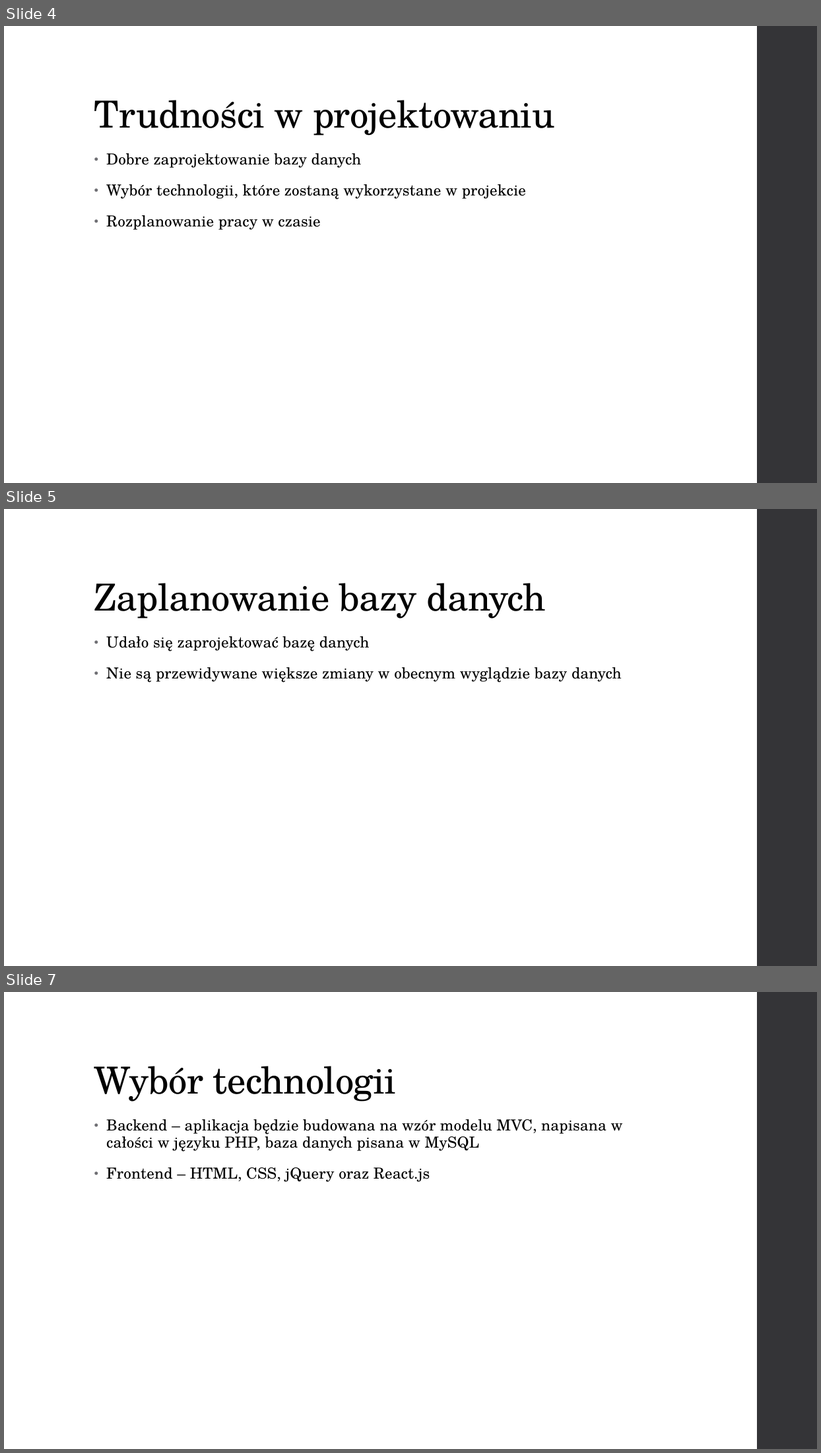
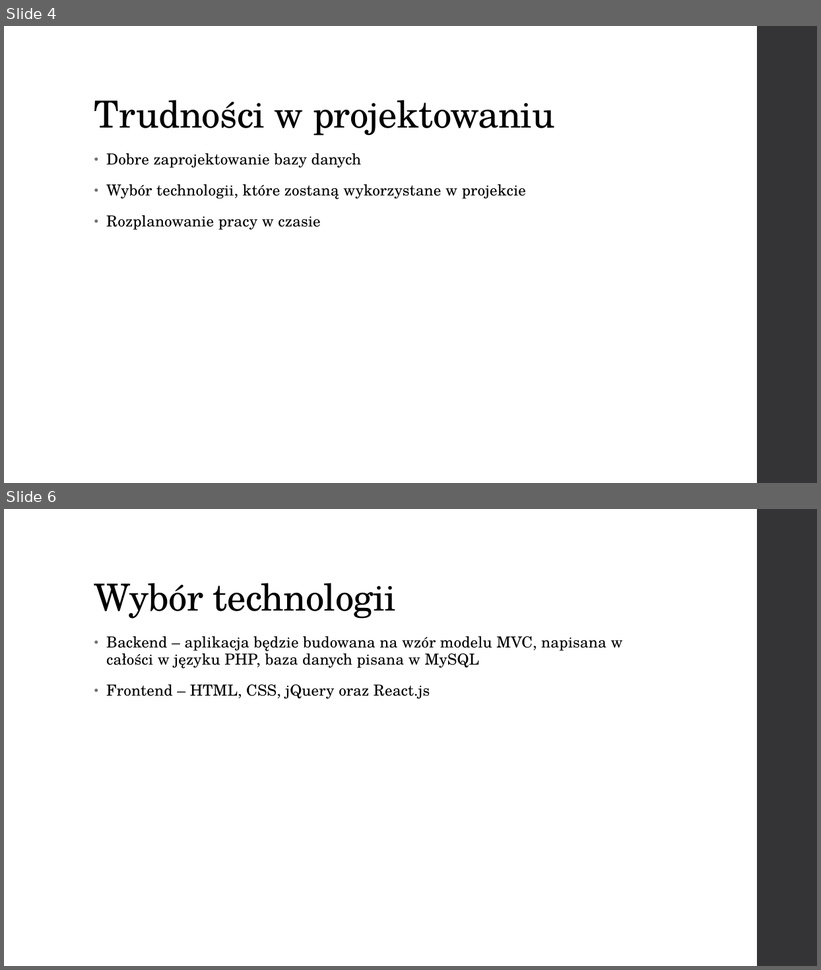
Before and after one commit to jpisula/Engineer_Thesis_Jakub_Pisula, a slide deck: Documentation/Project_presentation_1.pptx. Shown one above the other, each under a label of ours: slides 4, 5 and 7 before the commit, slides 4 and 6 after it; the slides between them are not shown. The pictures are 821x1453 and 821x970 pixels, drawn with LibreOffice and Linux fonts; fonts in the diff are those of the drawing. Boxes give left, top, right and bottom in pixels: in the first picture for what was removed or moved away, otherwise in the second. Text is boxed around its words. In the diff, an @@ line names an element or a change of style, - is before the commit and + after.

```diff
--- a/Documentation/Project_presentation_1.pptx
+++ b/Documentation/Project_presentation_1.pptx
@@ slide 5 removed at (x1=4, y1=509, x2=817, y2=966), background #FFFFFF; not listed: 1 template element that a slide beside it also shows @@
@@ title removed at (x1=94, y1=583, x2=546, y2=619) @@
-Zaplanowanie bazy danych
@@ text removed at (x1=106, y1=636, x2=622, y2=683) @@
-• Udało się zaprojektować bazę danych
-• Nie są przewidywane większe zmiany w obecnym wyglądzie bazy danych
@@ what was slide 7 is now slide 6 @@
```
Also in this commit, not shown: 2 slides changed, 1 slide added, 1 other slide removed, 1 other file.
